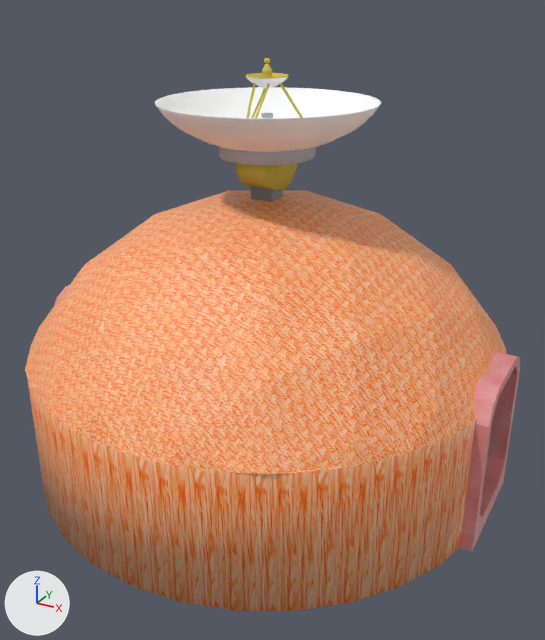
One commit to the Blender file Assets/homestead/models/science_lab.blend: the scene before it, then after it.
Camera for both pictures: a camera (50 mm lens) standing at (7.21, -12.9, 9.38) and looking at (0.31, -0.36, 3.11). Arrows for +X, +Y and +Z are at lower left; the lights stay in place.

In view in the first picture: 'corridorAnchor', 'dish', 'outerSkin'.
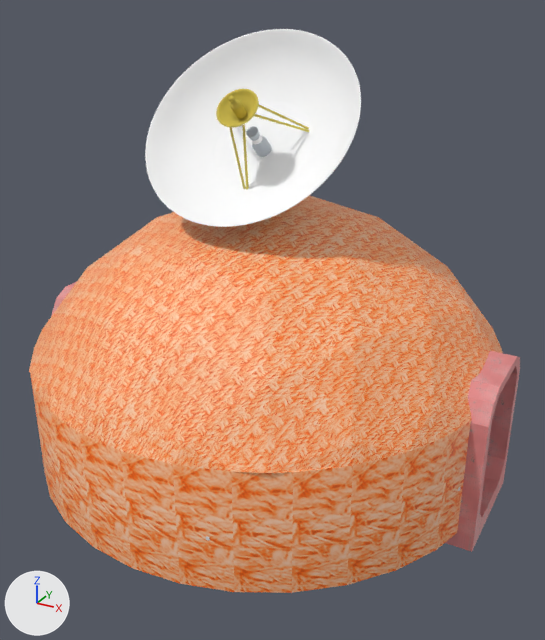
The change, as a diff of the scene's bpy script:
```diff
--- a/Assets/homestead/models/science_lab.blend.py
+++ b/Assets/homestead/models/science_lab.blend.py
@@ ob_outerskin @@
 ob_outerskin.scale = (5.61, 5.61, 5.61)
+ob_outerskin.hide_viewport = True
@@ ob_dish @@
 ob_dish.location = (0.0, 0.0, 6.41)
+ob_dish.rotation_euler = (0.821, 0.0, 0.0)  # degrees (47, 0, 0)
 ob_dish.scale = (0.562, 0.562, 0.562)
```

Boxes [x1, y1, x2, y2] around the edits, measured in the pictures (545 x 640 px):
'outerSkin', hidden (orange)
    before: [25, 190, 507, 611]
'dish', turned
    before: [155, 58, 381, 190]
    after: [145, 29, 361, 227]
'innerSkin', unchanged, uncovered by the edit
    after: [29, 195, 503, 593]
